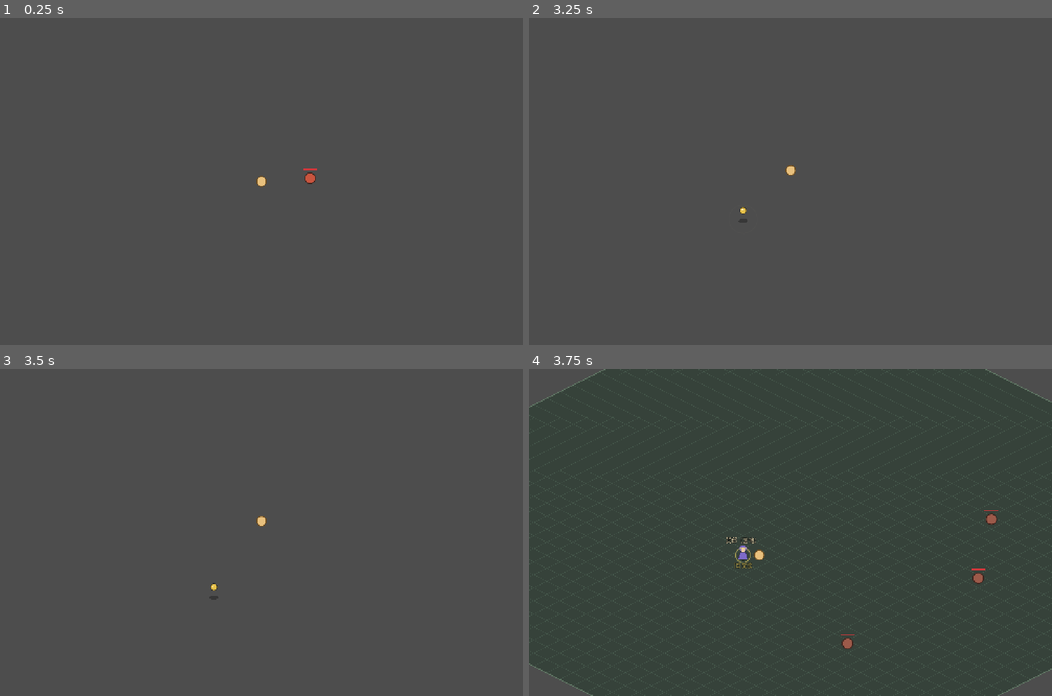
Above: before the commit, frames 1-4 (two rows, left to right).
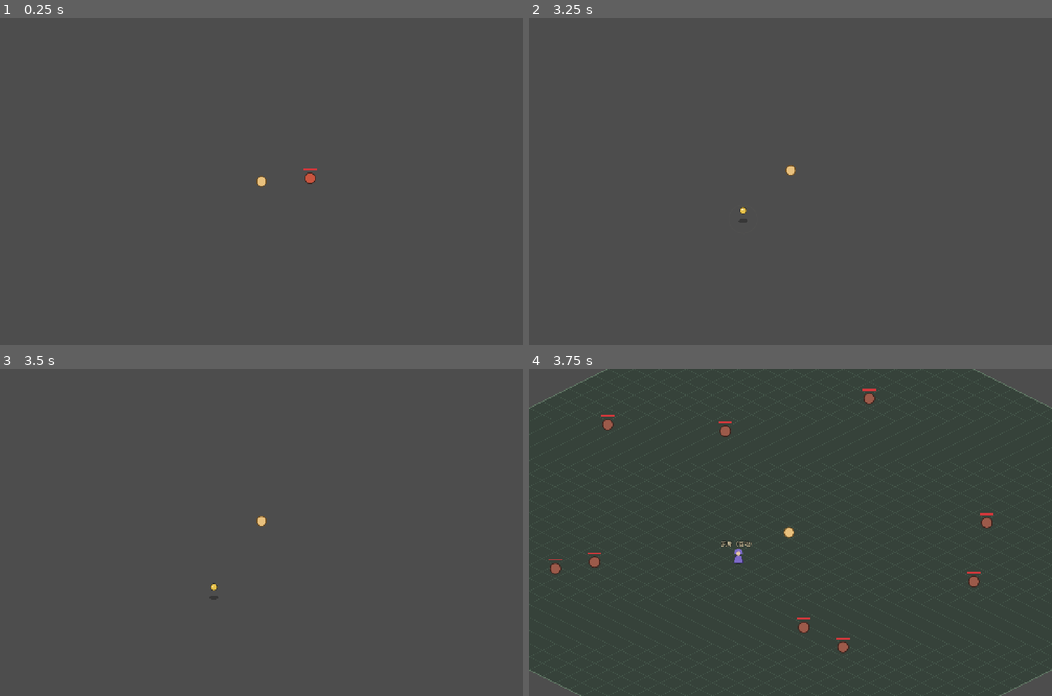
Above: after the commit, the same moments.

Repository: fengcms/DegenerateAge
Game: Godot game, scene res://tests/SmokeTest.tscn
Same seed, same stepped clock (60 frames per second), same inputs: the game is played once before the commit and once after it. This scene is started directly instead of the project's main scene.
Inputs (mouse positions are in pixels of both pictures, inside the frame that each line leads up to):
- Up to frame 1 (0.25 s): no input
- Up to frame 2 (3.25 s): move the mouse to (905, 165) at 0.52 s; hold D (move_right) 0.53-1.28 s; hold Space (attack) 0.53-1.28 s; click (905, 165) at 0.67 s; tap Enter at 1.25 s; move the mouse to (685, 197) at 1.27 s; hold S (move_down) 1.28-2.03 s; tap Space (attack) at 1.35, 2, 2.3, 2.85 s; move the mouse to (842, 109) at 2.02 s; hold D (move_right) 2.03-2.78 s; hold E (interact) 2.03-2.78 s; move the mouse to (759, 178) at 2.77 s; hold W (move_up) from 2.78 s (still down); click (759, 178) at 2.92 s
- Up to frame 3 (3.5 s): keep holding W (move_up)
- Up to frame 4 (3.75 s): tap Enter at 3.5 s; move the mouse to (947, 581) at 3.52 s; release W (move_up) at 3.53 s; hold A (move_left) from 3.53 s (still down); hold Space (attack) from 3.53 s (still down)

Frames 1-3 are identical in both runs. In frame 4, 1.4% of the frame differs, in the area x 0-100%, y 0-100%.

Commit message:
chore(m1): 开发期测试便利（怪物加量 + 测试武器）
为加快开发期测试循环：
- game.gd：TEST_SPAWNS 加量并缩短刷新（野狼 2→6、新增裂壳虫 2、木桩 1→3，共 11 只）
- game.gd：新增 DEBUG_WEAPON_ID 与 _grant_debug_loadout()，开局经 call_deferred
  向背包补一把「传说·调试·斩铁刃」（攻击 +999），已有则不重复给；仅 debug 构建生效
- equipments.json：新增 debug_blade_overpower 测试武器模板（"debug": true）
- loot.gd：_pick_equip_template() 跳过 debug 模板，避免测试武器污染正式掉落池
- tests：新增 _test_debug_seed（抽 500 次掉落，debug 武器命中数必须为 0）；
  _test_world 怪物数量断言去脆化（随 TEST_SPAWNS 自适应）并补测试武器入包断言；
  新增 DebugSeedShot 截图工具（世界 / 背包 / 穿戴后）
- docs：新增工程文档 04《开发期测试便利清单》（含 M5 打包前移除清单）

验证：导入扫描 0 SCRIPT ERROR / 冒烟退出码 0 / 启动回归 0 SCRIPT ERROR /
掉落回归未受影响；实测怪物 11 只、穿戴测试武器攻击 12→1011。

Diff:
--- a/data/equipments.json
+++ b/data/equipments.json
@@ -152,5 +152,20 @@
     "price": 30,
     "icon": "res://assets/sprites/equip/necklace_basic.png",
     "desc": "项链，提供生命加成。"
+  },
+  {
+    "id": "debug_blade_overpower",
+    "name": "调试·斩铁刃",
+    "slot": "weapon",
+    "tier": 1,
+    "levelReq": 1,
+    "quality": "legendary",
+    "baseAttrs": { "atk": 999 },
+    "pctAttrs": [],
+    "affixes": [],
+    "price": 1,
+    "debug": true,
+    "icon": "res://assets/sprites/equip/debug_blade_overpower.png",
+    "desc": "【开发期测试武器】一击必杀，用于加快开发期测试循环；带 debug 标记，不参与掉落抽取。M5 打包前随测试便利一并移除。"
   }
 ]
--- a/scripts/systems/loot.gd
+++ b/scripts/systems/loot.gd
@@ -136,6 +136,7 @@
 
 ## 选取等级适配的装备模板：优先 tier 匹配（每 10 级一套，5.2），否则回退全表随机。
 ## 无可用模板时返回空字典。
+## 带 "debug": true 标记的模板（开发期测试装备）不参与抽取，避免污染正式掉落。
 static func _pick_equip_template(level: int, r: RandomNumberGenerator) -> Dictionary:
 	var tier := int(ceil(float(level) / 10.0))
 	var all: Array = []
@@ -144,6 +145,8 @@
 	if t is Array:
 		for e in t:
 			if not (e is Dictionary):
+				continue
+			if bool(e.get("debug", false)):
 				continue
 			all.append(e)
 			if int(e.get("tier", 1)) == tier:
--- a/scripts/world/game.gd
+++ b/scripts/world/game.gd
@@ -5,11 +5,18 @@
 const NPC_SCENE := preload("res://scenes/entities/Npc.tscn")
 
 ## M1 测试怪物点（在营地图上验证 AI；M3 改为读 maps.json 的 spawnPoints）。
-## 木桩 ai=false（静态教学目标）；野狼 ai=true（会巡逻 / 追击 / 攻击）。
+## 木桩 ai=false（静态教学目标）；野狼 / 裂壳虫 ai=true（会巡逻 / 追击 / 攻击）。
+## 【开发期测试便利】为加快测试循环，数量已上调、刷新时间已缩短；正式数值见 maps.json（M3）。
 const TEST_SPAWNS := [
-	{"monsterId": "wolf_corrupted", "level": 2, "count": 2, "respawnTime": 15.0, "ai": true},
-	{"monsterId": "training_dummy", "level": 1, "count": 1, "respawnTime": 600.0, "ai": false},
+	{"monsterId": "wolf_corrupted", "level": 2, "count": 6, "respawnTime": 6.0, "ai": true},
+	{"monsterId": "shellback_bug", "level": 3, "count": 2, "respawnTime": 12.0, "ai": true},
+	{"monsterId": "training_dummy", "level": 1, "count": 3, "respawnTime": 20.0, "ai": false},
 ]
+
+## ---- 开发期测试便利（【M5 打包前移除】）----
+## 开局往背包补一把高攻测试武器，省去刷装备环节，便于快速验证战斗 / 掉落 / 交易。
+## 模板在 equipments.json 中标 "debug": true → Loot 抽取时跳过（见 loot.gd），不污染正式掉落池。
+const DEBUG_WEAPON_ID := "debug_blade_overpower"
 
 ## M1 安全区 NPC（6.3：每个地图的安全区聚集功能性 NPC；M3 改为读 maps.json 的 NPC 点）。
 ## cell 为等距网格坐标；货郎放在出生点附近（营地中心偏西 4 格），开局即可走到。
@@ -44,6 +51,63 @@
 
 	# 安全区 NPC（M1-8）
 	_spawn_npcs()
+
+	# 开发期：延迟一帧发放测试武器（此时 UI 已就绪，提示能正常显示）
+	_grant_debug_loadout.call_deferred()
+
+## 开发期：向背包补一把测试武器（已有则不重复给，避免堆积）。
+## 仅 debug 构建生效（导出 release 包时不应带测试武器）。
+func _grant_debug_loadout() -> void:
+	if not OS.is_debug_build():
+		return
+	if _has_item_anywhere(DEBUG_WEAPON_ID):
+		return
+	var item := _make_debug_equip(DEBUG_WEAPON_ID)
+	if item.is_empty():
+		return
+	GameState.add_item(item)
+	EventBus.toast_requested.emit("【测试】已放入背包：%s" % ItemUtil.display_name(item), "drop")
+	print("[Debug] 已发放测试武器：%s（攻击 +%d）" % [
+		ItemUtil.display_name(item), int(item.get("baseAttrs", {}).get("atk", 0))])
+
+## 背包或已穿戴中是否已存在该装备。
+func _has_item_anywhere(item_id: String) -> bool:
+	for it in GameState.inventory:
+		if it is Dictionary and String(it.get("itemId", "")) == item_id:
+			return true
+	for sid in GameState.equipment.keys():
+		var w = GameState.equipment[sid]
+		if w is Dictionary and String(w.get("itemId", "")) == item_id:
+			return true
+	return false
+
+## 依模板构造一件装备实例（结构与 Loot 一致：属性随实例保存，10.1 / 5.7）。
+func _make_debug_equip(item_id: String) -> Dictionary:
+	var tpl = DataLoader.get_entry("equipments", item_id)
+	if not (tpl is Dictionary):
+		push_warning("[Debug] 未找到测试装备模板：%s" % item_id)
+		return {}
+	var base := {}
+	if tpl.get("baseAttrs", {}) is Dictionary:
+		base = (tpl.get("baseAttrs") as Dictionary).duplicate(true)
+	var affixes := []
+	if tpl.get("affixes", []) is Array:
+		affixes = (tpl.get("affixes") as Array).duplicate(true)
+	var pct := []
+	if tpl.get("pctAttrs", []) is Array:
+		pct = (tpl.get("pctAttrs") as Array).duplicate(true)
+	return {
+		"kind": "equip",
+		"itemId": item_id,
+		"instanceId": "debug_%d" % Time.get_ticks_msec(),
+		"quality": String(tpl.get("quality", "common")),
+		"level": 1,
+		"baseAttrs": base,
+		"affixes": affixes,
+		"pctAttrs": pct,
+		"star": 0,
+		"count": 1,
+	}
 
 ## 按测试规格生成 NPC（6.3）。M3 起改为读 maps.json 的 NPC 点。
 func _spawn_npcs() -> void:
--- /dev/null
+++ b/tests/DebugSeedShot.tscn
@@ -0,0 +1,6 @@
+[gd_scene load_steps=2 format=3]
+
+[ext_resource type="Script" path="res://tests/debug_seed_shot.gd" id="1_debug"]
+
+[node name="DebugSeedShot" type="Node"]
+script = ExtResource("1_debug")
--- /dev/null
+++ b/tests/debug_seed_shot.gd
@@ -0,0 +1,61 @@
+extends Node
+## 开发期测试便利验收（截图工具，M5 移除）。
+## ① 世界视图：确认怪物数量已上调；② 背包面板：确认开局已发放测试武器。
+## 运行：/Applications/Godot.app/Contents/MacOS/Godot --path . res://tests/DebugSeedShot.tscn
+
+func _ready() -> void:
+	var main = load("res://scenes/Main.tscn").instantiate()
+	add_child(main)
+	for _i in range(8):
+		await get_tree().process_frame
+
+	# ① 世界视图：怪物数量 + 背包内容
+	var spawner = main.get_node_or_null("Game/Spawner")
+	var alive := 0
+	var points := -1
+	if spawner != null:
+		alive = spawner.get_child_count()
+		points = spawner.point_count()
+	var bag: Array[String] = []
+	for it in GameState.inventory:
+		if it is Dictionary:
+			bag.append(ItemUtil.display_name(it))
+	print("[DebugSeedShot] 怪物实例=%d 怪物点=%d 背包=[%s]" % [
+		alive, points, ", ".join(PackedStringArray(bag))])
+
+	await RenderingServer.frame_post_draw
+	var img: Image = get_viewport().get_texture().get_image()
+	if img != null:
+		img.save_png("/tmp/degenerateage_debug_world.png")
+
+	# ② 背包面板：确认测试武器在列
+	var panel = main.get_node("UI/InventoryPanel")
+	panel.set_open(true)
+	for _i in range(12):
+		await get_tree().process_frame
+	await RenderingServer.frame_post_draw
+	var img2: Image = get_viewport().get_texture().get_image()
+	if img2 != null:
+		img2.save_png("/tmp/degenerateage_debug_bag.png")
+	print("[DebugSeedShot] 面板可见=%s" % str(panel.visible))
+
+	# ③ 双击穿戴 → 展示攻击提升（T06）
+	var idx := -1
+	for i in range(GameState.inventory.size()):
+		var it = GameState.inventory[i]
+		if it is Dictionary and String(it.get("itemId", "")) == "debug_blade_overpower":
+			idx = i
+			break
+	if idx >= 0:
+		var before := GameState.total_attack()
+		GameState.equip_from_inventory(idx)
+		for _i in range(10):
+			await get_tree().process_frame
+		await RenderingServer.frame_post_draw
+		var img3: Image = get_viewport().get_texture().get_image()
+		if img3 != null:
+			img3.save_png("/tmp/degenerateage_debug_equipped.png")
+		print("[DebugSeedShot] 穿戴测试武器：攻击 %d→%d 生命上限 %d（当前 HP %d）" % [
+			before, GameState.total_attack(), GameState.max_hp(), int(GameState.player.hp)])
+
+	get_tree().quit()
--- a/tests/smoke_test.gd
+++ b/tests/smoke_test.gd
@@ -28,6 +28,7 @@
 	await _test_pickup_delay()
 	_test_equipment()
 	_test_shop()
+	_test_debug_seed()
 	await _test_world()
 	_finish()
 
@@ -617,10 +618,33 @@
 			return i
 	return -1
 
+# ---- 开发期测试便利：测试武器必须与掉落池隔离（防污染回归）----
+func _test_debug_seed() -> void:
+	var id := "debug_blade_overpower"
+	var tpl = DataLoader.get_entry("equipments", id)
+	_expect(tpl is Dictionary, "缺少开发期测试武器模板 %s" % id)
+	if tpl is Dictionary:
+		_expect(bool(tpl.get("debug", false)), "测试武器模板应带 debug 标记（否则会进掉落池）")
+		_expect(String(tpl.get("slot", "")) == "weapon", "测试武器应为 weapon 槽")
+		_expect(int((tpl.get("baseAttrs", {}) as Dictionary).get("atk", 0)) >= 100,
+			"测试武器攻击应显著高于普通装备")
+
+	# 抽取 500 次野生掉落：测试武器一次都不应出现（Loot 跳过 debug 模板）
+	var rng := RandomNumberGenerator.new()
+	rng.seed = 20261011
+	var hits := 0
+	for _i in range(500):
+		for it in Loot.roll("DT_Wild_L1", rng):
+			if it is Dictionary and String(it.get("itemId", "")) == id:
+				hits += 1
+	_expect(hits == 0, "测试武器不应出现在掉落中（命中 %d 次）" % hits)
+
 func _test_world() -> void:
+	GameState.reset_to_defaults()   # 保证发放测试武器时背包有空间
 	var game: Node = load("res://scenes/Game.tscn").instantiate()
 	add_child(game)
 	await get_tree().process_frame
+	await get_tree().process_frame   # 等 deferred 发放测试武器落地
 
 	var ground: Node = game.get_node_or_null("Ground")
 	var player: Node = game.get_node_or_null("Entities/Player")
@@ -641,12 +665,21 @@
 	if boundary != null:
 		_expect(boundary.get_child_count() == 4, "边界墙应为 4 段，实际 %d" % boundary.get_child_count())
 
-	# M1-5：怪物生成器已按测试怪物点生成 3 个怪物（2 野狼 + 1 木桩）
+	# M1-5：怪物生成器按测试怪物点生成（数量随 game.gd 的 TEST_SPAWNS 配置，至少 3）
 	var spawner: Node = game.get_node_or_null("Spawner")
 	_expect(spawner != null, "未找到 Spawner 节点")
 	if spawner != null:
-		_expect(spawner.get_child_count() == 3,
-			"应生成 3 个怪物，实际 %d" % spawner.get_child_count())
+		_expect(spawner.point_count() >= 3,
+			"测试怪物点应至少 3 个，实际 %d" % spawner.point_count())
+		_expect(spawner.get_child_count() == spawner.point_count(),
+			"每个怪物点都应生成实例：点=%d 实例=%d" % [spawner.point_count(), spawner.get_child_count()])
+
+	# 开发期测试便利：开局应已把测试武器放进背包
+	var debug_found := false
+	for it in GameState.inventory:
+		if it is Dictionary and String(it.get("itemId", "")) == "debug_blade_overpower":
+			debug_found = true
+	_expect(debug_found, "开发期测试武器未发放到背包")
 
 	# M1-6：世界掉落容器
 	var loot_root: Node = game.get_node_or_null("LootRoot")
Not shown, added: tests/debug_seed_shot.gd.uid
Not shown, added: docs/工程文档/04-开发期测试便利清单.md
